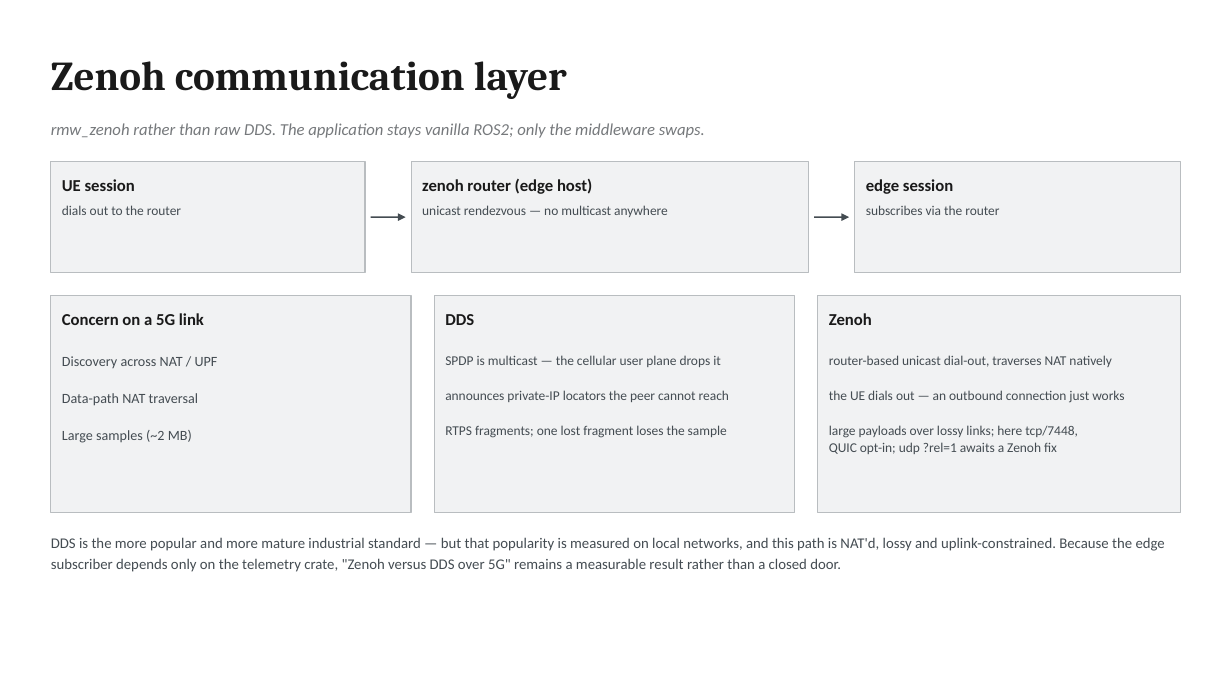
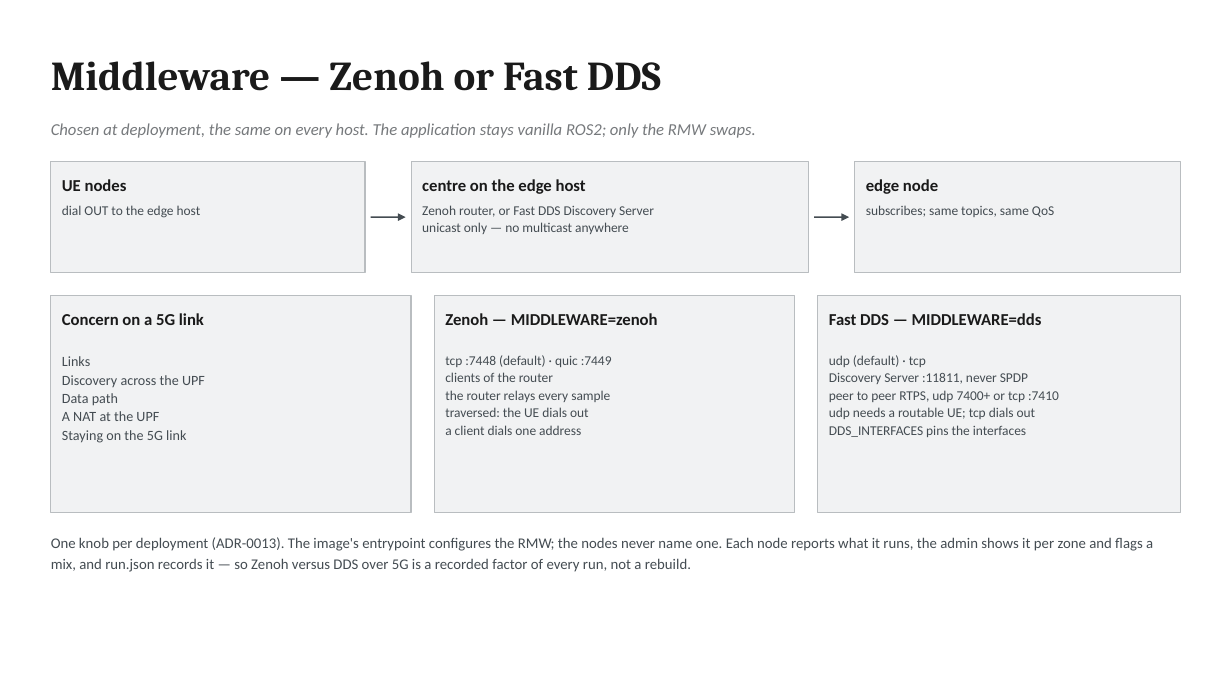
Before and after one commit to morosev/mec-cast, a slide deck: slide 7 of docs/slides/mec-cast-architecture.pptx. Drawn at 1232x693 pixels with LibreOffice and Linux fonts; fonts in the diff are those of the drawing. Boxes give left, top, right and bottom in pixels: in the first picture for what was removed or moved away, otherwise in the second. Text is boxed around its words. In the diff, an @@ line names an element or a change of style, - is before the commit and + after.

```diff
--- a/docs/slides/mec-cast-architecture.pptx
+++ b/docs/slides/mec-cast-architecture.pptx
@@ text at <box>51,61,661,91</box>: text changed @@
-Zenoh communication layer
+Middleware — Zenoh or Fast DDS
@@ text at <box>51,123,756,138</box>: text changed @@
-rmw_zenoh rather than raw DDS. The application stays vanilla ROS2; only the middleware swaps.
+Chosen at deployment, the same on every host. The application stays vanilla ROS2; only the RMW swaps.
@@ text at <box>62,179,127,191</box>: text changed @@
-UE session
+UE nodes
@@ text at <box>422,179,586,194</box>: text changed @@
-zenoh router (edge host)
+centre on the edge host
@@ text at <box>866,179,938,194</box>: text changed @@
-edge session
+edge node
@@ text at <box>62,205,201,218</box>: text changed @@
-dials out to the router
+dial OUT to the edge host
@@ text at <box>422,205,654,234</box>: text changed @@
-unicast rendezvous — no multicast anywhere
+Zenoh router, or Fast DDS Discovery Server
+unicast only — no multicast anywhere
@@ text at <box>866,205,1054,217</box>: text changed @@
-subscribes via the router
+subscribes; same topics, same QoS
@@ text at <box>445,313,658,325</box>: text changed @@
-DDS
+Zenoh — MIDDLEWARE=zenoh
@@ text at <box>829,313,1042,325</box>: text changed @@
-Zenoh
+Fast DDS — MIDDLEWARE=dds
@@ text at <box>62,356,205,443</box>: text changed @@
-Discovery across NAT / UPF
-Data-path NAT traversal
-Large samples (~2 MB)
+Links
+Discovery across the UPF
+Data path
+A NAT at the UPF
+Staying on the 5G link
@@ text at <box>445,355,612,435</box>: text changed @@
-SPDP is multicast — the cellular user plane drops it
-announces private-IP locators the peer cannot reach
-RTPS fragments; one lost fragment loses the sample
+tcp :7448 (default) · quic :7449
+clients of the router
+the router relays every sample
+traversed: the UE dials out
+a client dials one address
@@ text at <box>829,355,1059,437</box>: text changed @@
-router-based unicast dial-out, traverses NAT natively
-the UE dials out — an outbound connection just works
-large payloads over lossy links; here tcp/7448,
-QUIC opt-in; udp ?rel=1 awaits a Zenoh fix
+udp (default) · tcp
+Discovery Server :11811, never SPDP
+peer to peer RTPS, udp 7400+ or tcp :7410
+udp needs a routable UE; tcp dials out
+DDS_INTERFACES pins the interfaces
@@ text at <box>51,537,1153,572</box>: text changed @@
-DDS is the more popular and more mature industrial standard — but that popularity is measured on local networks, and this path is NAT'd, lossy and uplink-constrained. Because the edge subscriber depends only on the telemetry crate, "Zenoh versus DDS over 5G" remains a measurable result rather than a closed door.
+One knob per deployment (ADR-0013). The image's entrypoint configures the RMW; the nodes never name one. Each node reports what it runs, the admin shows it per zone and flags a mix, and run.json records it — so Zenoh versus DDS over 5G is a recorded factor of every run, not a rebuild.
```
Also in this commit, not shown: 5 other slides changed, 12 other files.
